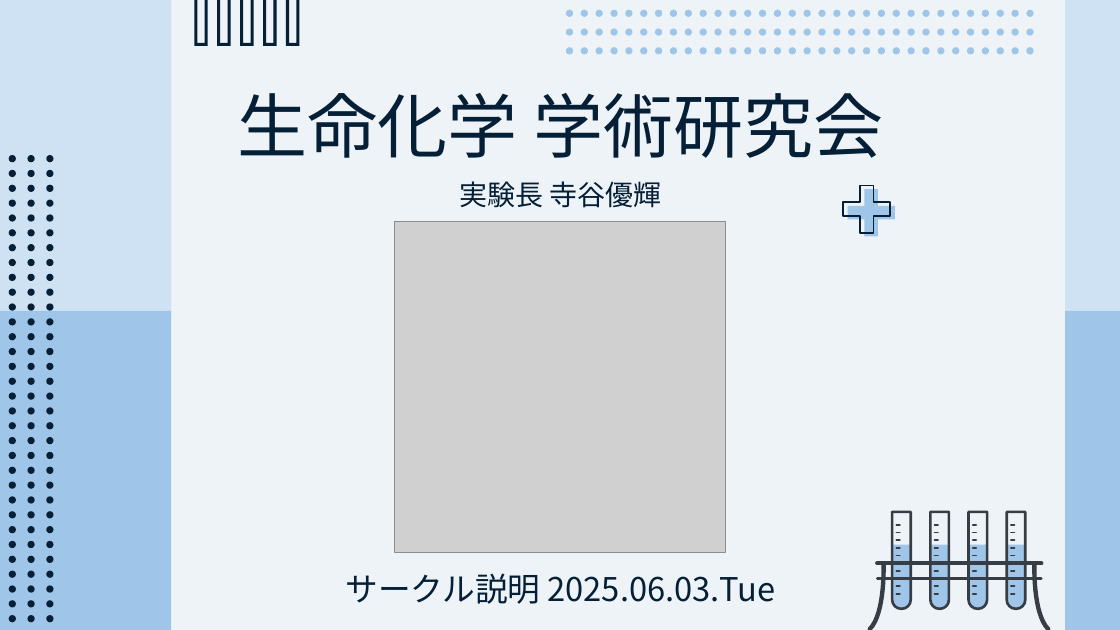
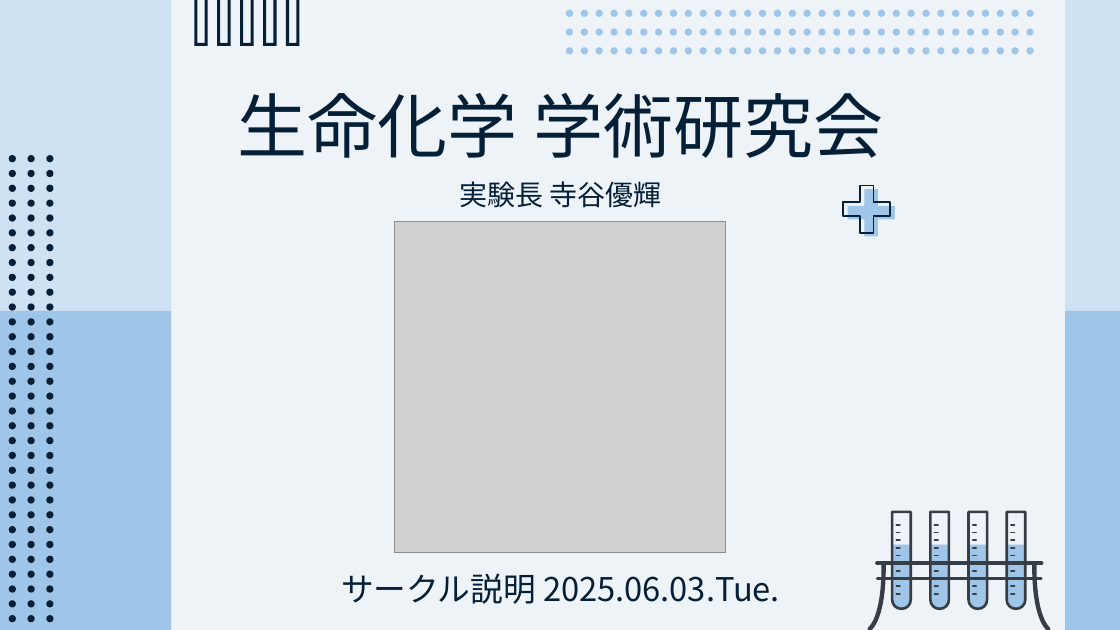
Before and after one commit to CL-ken/CL-ken.github.io, a slide deck: slide 1 of 2025/25_Welcome.pptx. Drawn at 1120x630 pixels with LibreOffice and Linux fonts; fonts in the diff are those of the drawing; grey boxes stand for pictures. Boxes give left, top, right and bottom in pixels: in the first picture for what was removed or moved away, otherwise in the second. Text is boxed around its words. In the diff, an @@ line names an element or a change of style, - is before the commit and + after.

```diff
--- a/2025/25_Welcome.pptx
+++ b/2025/25_Welcome.pptx
@@ text at box(341, 573, 780, 604): text changed @@
-サークル説明 2025.06.03.Tue
+サークル説明 2025.06.03.Tue.
```
Also in this commit, not shown: 1 other slide changed, 7 other files.
